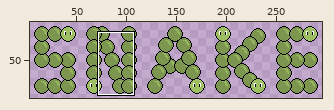
File history of a sprite sheet, sprites/snakelogo.png. The first picture is a wide view before the edit; the outline marks the close-up.
Close-up. As it was:
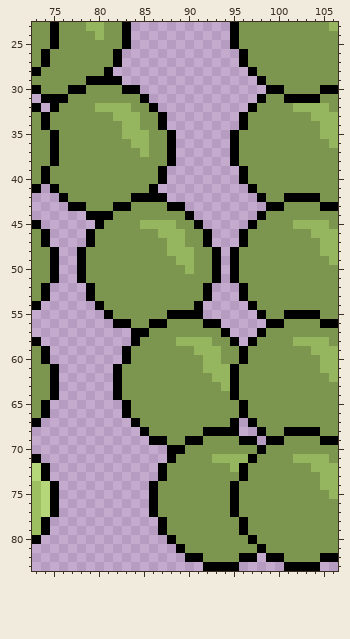
The file is 300x100 pixels. Shown: x 73..106, y 23..83. The wide view leaves out empty margins.
Once edited:
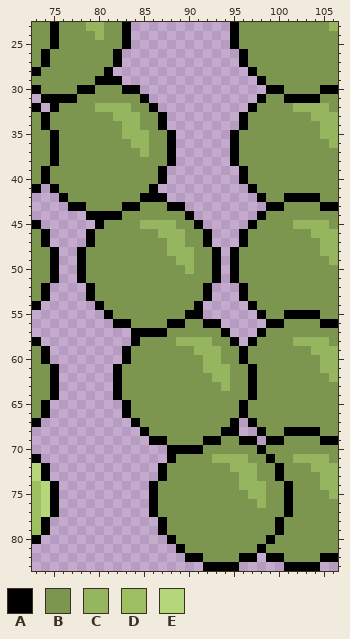
Palette (. is transparent): A #000000  B #7c964f  C #96b55f  D #9dbf62  E #b5d779
The exact change:
@@ x 75..81 @@
 28 BBBBBBA
-29 BBBBAAA
-30 BBAABBB
-31 AABBBBB
+29 BBBBBAA
+30 BBBAABB
+31 AAABBBB
 32 ABBBBCC
@@ x 80..86 @@
 41 BBBBBBA
-42 BBBBAAA
-43 BBAABBB
-44 AABBBBB
+42 BBBBBAA
+43 BBBAABB
+44 AAABBBB
 45 ABBBBCC
@@ x 84..91 @@
 54 BBBBBBBA
-55 BBBBAAAA
-56 BBAABBBB
-57 AABBBBBB
+55 BBBBBBAA
+56 BBBBAABB
+57 AAAABBBB
 58 ABBBBCCC
@@ x 93..99 @@
 60 CBBABBB
-61 CCABBBB
-62 CCABBBB
-63 BCABBBB
-64 BBABBBB
+61 CCBBABB
+62 CCBBABB
+63 BCBBABB
+64 BBBBABB
 65 BBBABBB
@@ x 88..103 @@
 67 BBBBBBBA.ABBBBBB
-68 BBBBAAAA..ABBAAA
-69 BBAABBBBAA.AABBB
-70 AABBBBBBBBABBBBB
-71 ABBBBCCCCABBBBCC
-72 BBBBBBBCABBBBBBB
-73 BBBBBBBBABBBBBBB
-74 BBBBBBBABBBBBBBB
-75 BBBBBBBABBBBBBBB
-76 BBBBBBBABBBBBBBB
-77 BBBBBBBABBBBBBBB
-78 BBBBBBBBABBBBBBB
-79 BBBBBBBBABBBBBBB
-80 ABBBBBBBBABBBBBB
+68 BBBBBBAA..ABBAAA
+69 BBBBAABBAA.AABBB
+70 AAAABBBBBBABBBBB
+71 ABBBBCCCCBBABBCC
+72 BBBBBBBCCCBBABBB
+73 BBBBBBBBCCBBABBB
+74 BBBBBBBBCCCBBABB
+75 BBBBBBBBBCCBBABB
+76 BBBBBBBBBBCBBABB
+77 BBBBBBBBBBBBBABB
+78 BBBBBBBBBBBBABBB
+79 BBBBBBBBBBBBABBB
+80 ABBBBBBBBBBABBBB
 81 .ABBBBBBBBABBBBB
Boxes around the changes in both close-ups, in picture pixels (x1, y1, x2, y2):
changed: (68, 76, 95, 103)
changed: (113, 193, 140, 220)
changed: (149, 310, 185, 337)
changed: (230, 364, 257, 400)
changed: (185, 427, 293, 544)
